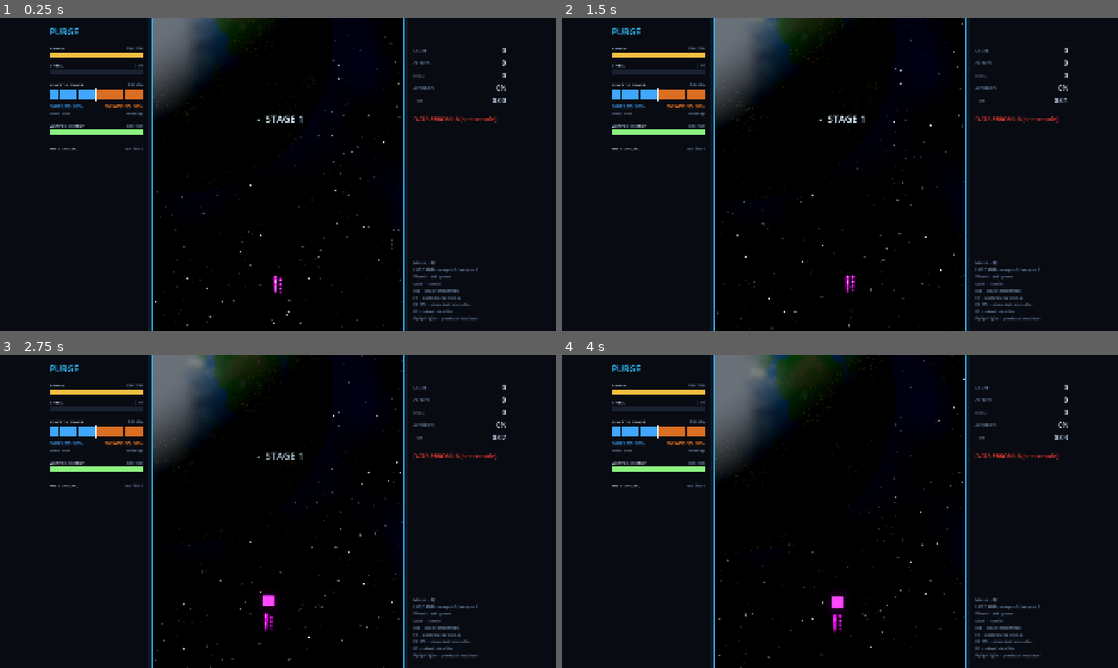
Above: before the commit, frames 1-4 (two rows, left to right).
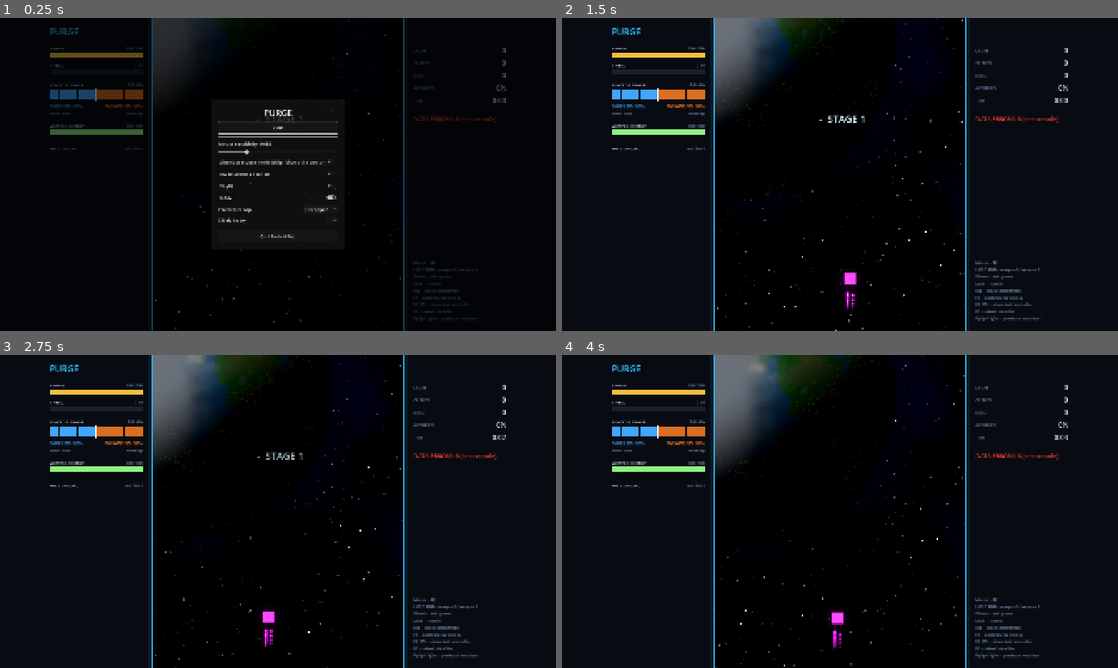
Above: after the commit, the same moments.

Repository: camilus123/purge
Game: Godot game, scene res://scenes/main.tscn
The game is run twice, just before and just after one commit, with the same random seed, the same clock (stepped at 60 frames per second) and the same inputs.
Inputs (mouse positions are in pixels of both pictures, inside the frame that each line leads up to):
- Up to frame 1 (0.25 s): no input
- Up to frame 2 (1.5 s): click (840, 127) at 0.5 s, where only the run after the commit has a clickable "Start"; move the mouse to (867, 174) at 1.27 s; press the mouse at (867, 174) at 1.28 s
- Up to frame 3 (2.75 s): move the mouse to (250, 511) at 2.02 s; release the mouse at (250, 511) at 2.03 s; right-click (250, 511) at 2.1 s; click (250, 511) at 2.17 s
- Up to frame 4 (4 s): move the mouse to (851, 505) at 2.77 s; hold Mouse wheel down (power_shields) 2.78-3.53 s; click (851, 505) at 2.92 s; move the mouse to (834, 517) at 3.52 s; tap Mouse wheel up (power_weapons) at 3.6 s; click (834, 517) at 3.67 s

The runs differ from the first frame. In frame 1, 7.5% of the frame differs, in the area x 9-91%, y 0-100%; in frame 2, 0.7%; in frame 3, 0.7%; in frame 4, 0.8%.

Commit message:
Open on a start menu; remove timed cursor workarounds
Co-Authored-By: Claude Fable 5.2 <noreply@anthropic.com>

Diff:
--- a/game/scripts/main.gd
+++ b/game/scripts/main.gd
@@ -53,8 +53,6 @@
 var _elapsed: float = 0.0
 var _force_windowed: bool = false
 var _last_usec: int = 0
-var _cursor_kick_at: float = 0.6     # seconds after start (or refocus) at which the pointer is shown briefly
-var _cursor_kick_until: float = -1.0 # while >= 0, the pointer is being shown and hidden again at this time
 var _banner: Label
 var _banner_time: float = 0.0
 var _next_after: float = 0.0   # test switch: go to the next level after this many seconds
@@ -85,7 +83,14 @@
 	get_viewport().size_changed.connect(_layout)
 	Settings.changed.connect(_on_settings_changed)
 	_layout()
-	_set_paused(false)
+	# The game opens on a start menu. Besides being the natural place to begin, this matters on
+	# Windows: capturing the pointer only hides it reliably when it follows a real click or key
+	# press, so play always begins from a button. Benchmarks and demos skip the menu.
+	if _demo:
+		_set_paused(false)
+	else:
+		pause_menu.set_start_mode(true)
+		_set_paused(true)
 	_last_usec = Time.get_ticks_usec()
 	if _bench:
 		RenderingServer.viewport_set_measure_render_time(world_viewport.get_viewport_rid(), true)
@@ -359,6 +364,8 @@
 	paused = p
 	pause_menu.visible = p
 	_mouse_accum = Vector2.ZERO
+	if not p:
+		pause_menu.set_start_mode(false)
 	_update_mouse_mode()
 	if not p and not _no_save:
 		Settings.save_settings()
@@ -373,8 +380,6 @@
 func _notification(what: int) -> void:
 	if what == NOTIFICATION_APPLICATION_FOCUS_OUT and sim != null and not _demo:
 		_set_paused(true)
-	elif what == NOTIFICATION_APPLICATION_FOCUS_IN and sim != null and not paused:
-		_cursor_kick_at = _elapsed + 0.3
 	elif what == NOTIFICATION_WM_CLOSE_REQUEST:
 		_quit()
 
@@ -499,23 +504,6 @@
 	_elapsed += delta
 	# The OS can ignore a cursor capture requested before the window is fully up or focused,
 	# so the mouse mode is applied again shortly after start and after regaining focus.
-	# Windows shows an "app is starting" ring after launch and leaves it on screen while the
-	# pointer is captured, because a captured pointer never moves and so never gets redrawn.
-	# Opening and closing the pause menu clears it, so shortly after start the game does the
-	# same thing by itself: pointer visible for a moment, nudged so Windows redraws it, then
-	# captured again. Doing both in one frame is not enough; Windows needs time in between.
-	if _cursor_kick_until >= 0.0:
-		if _elapsed >= _cursor_kick_until:
-			_cursor_kick_until = -1.0
-			_update_mouse_mode()
-		elif not paused:
-			var c := get_viewport().get_visible_rect().size * 0.5
-			Input.warp_mouse(c + Vector2(6, 6) * (1.0 if fmod(_elapsed, 0.04) < 0.02 else -1.0))
-	elif _cursor_kick_at >= 0.0 and _elapsed >= _cursor_kick_at:
-		_cursor_kick_at = -1.0
-		if not paused and not _demo:
-			Input.mouse_mode = Input.MOUSE_MODE_VISIBLE
-			_cursor_kick_until = _elapsed + 0.2
 	if _next_after > 0.0 and _elapsed >= _next_after:
 		_next_after = 0.0
 		_change_level(1)
--- a/game/scripts/ui/pause_menu.gd
+++ b/game/scripts/ui/pause_menu.gd
@@ -10,6 +10,9 @@
 signal display_changed
 
 var _sens_label: Label
+var _title: Label
+var _resume: Button
+var _restart: Button
 var _shield_ids: Array[String] = []
 
 
@@ -35,13 +38,14 @@
 	margin.add_child(box)
 
 	var title := Label.new()
+	_title = title
 	title.text = "PAUSED"
 	title.horizontal_alignment = HORIZONTAL_ALIGNMENT_CENTER
 	title.add_theme_font_size_override("font_size", 30)
 	box.add_child(title)
 
-	_button(box, "Resume", func() -> void: resume_requested.emit())
-	_button(box, "Restart stage", func() -> void: restart_requested.emit())
+	_resume = _button(box, "Resume", func() -> void: resume_requested.emit())
+	_restart = _button(box, "Restart stage", func() -> void: restart_requested.emit())
 	box.add_child(HSeparator.new())
 
 	_sens_label = Label.new()
@@ -105,12 +109,22 @@
 	_sens_label.text = "Mouse sensitivity: %.3f" % float(Settings.values["mouse_sensitivity"])
 
 
-func _button(parent: Control, text: String, on_press: Callable) -> void:
+## Start mode is the menu shown when the game opens: same settings, but it says Start.
+func set_start_mode(on: bool) -> void:
+	_title.text = "PURGE" if on else "PAUSED"
+	_resume.text = "Start" if on else "Resume"
+	_restart.visible = not on
+	if on:
+		_resume.grab_focus.call_deferred()
+
+
+func _button(parent: Control, text: String, on_press: Callable) -> Button:
 	var b := Button.new()
 	b.text = text
 	b.custom_minimum_size = Vector2(0, 40)
 	b.pressed.connect(on_press)
 	parent.add_child(b)
+	return b
 
 
 func _check(parent: Control, text: String, value: bool, on_toggle: Callable) -> void:
Not shown, changed: CHANGELOG.md
Not shown, changed: docs/DECISIONS.md
